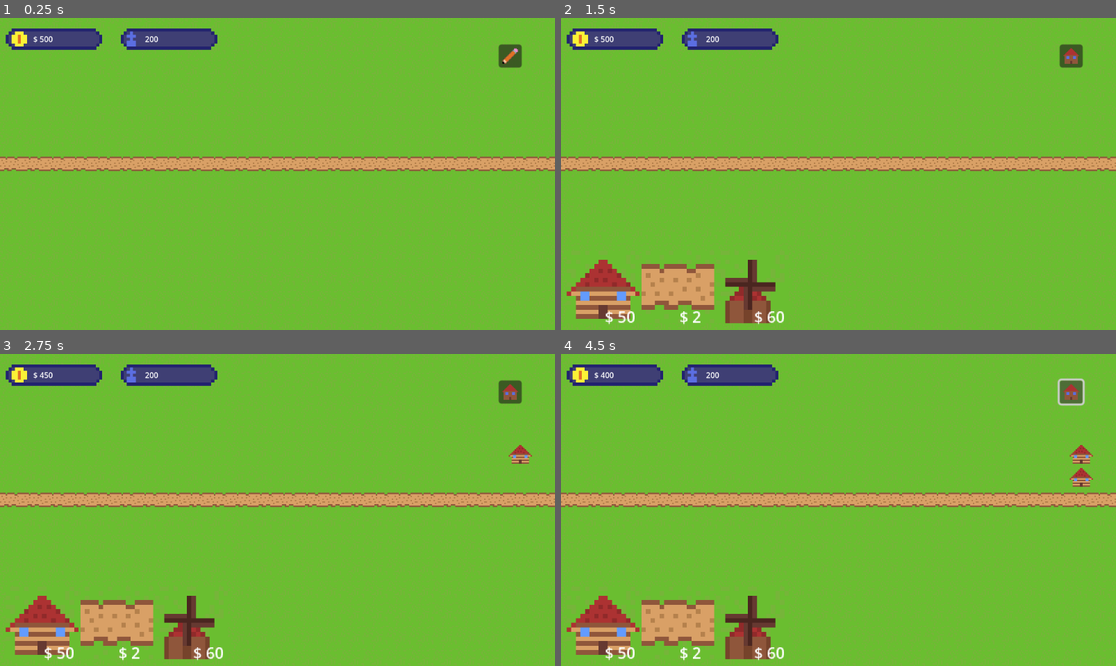
Above: before the commit, frames 1-4 (two rows, left to right).
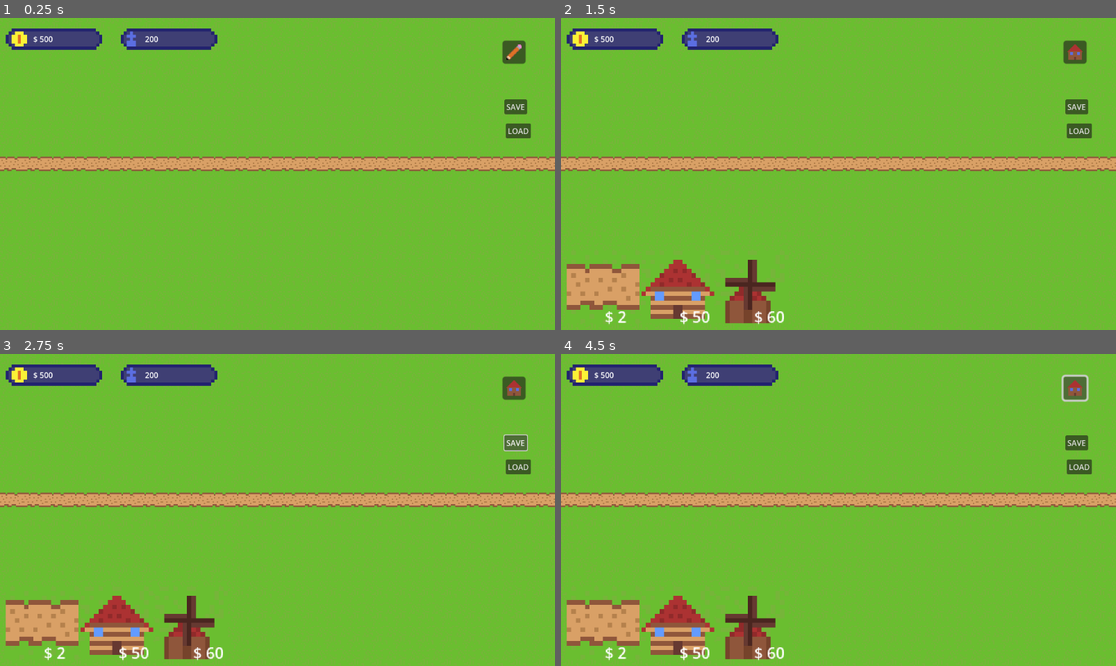
Above: after the commit, the same moments.

Repository: Dev-Karol1111/village
Game: Godot game, scene res://scenes/map.tscn
Two runs of this game, one before a commit and one after it. Both use one fixed random seed, a clock stepped at 60 frames per second and the inputs below.
Inputs (mouse positions are in pixels of both pictures, inside the frame that each line leads up to; where the layout moved, square brackets give the same spot in the first picture):
- Up to frame 1 (0.25 s): no input
- Up to frame 2 (1.5 s): click (1077, 52) [1071, 55] at 0.5 s; click (605, 286) at 1.27 s
- Up to frame 3 (2.75 s): click (516, 441) at 2 s, where only the run after the commit has a clickable "SAVE"
- Up to frame 4 (4.5 s): click (1077, 466) at 2.75 s, where only the run after the commit has a clickable "LOAD"; click (1077, 388) [1071, 391] at 3.5 s; click (1077, 388) [1071, 391] at 4.25 s

The runs differ from the first frame. In frame 1, 0.7% of the frame differs, in the area x 89-96%, y 7-39%; in frame 2, 4.7%; in frame 3, 4.9%; in frame 4, 5.1%, in the area x 1-96%, y 5-98%.

Commit message:
update build choose(backend) and add saving and loading

Diff:
--- a/Builds/buildsList.tres
+++ b/Builds/buildsList.tres
@@ -1,6 +1,7 @@
-[gd_resource type="Resource" script_class="BuildsList" load_steps=6 format=3 uid="uid://duvulk2ij2j62"]
+[gd_resource type="Resource" script_class="BuildsList" load_steps=7 format=3 uid="uid://duvulk2ij2j62"]
 
 [ext_resource type="Script" uid="uid://cmhbmbcpdtriw" path="res://scripts/builds_base.gd" id="1_bkfmt"]
+[ext_resource type="Script" uid="uid://cp850ln8fgsvp" path="res://scripts/betting_base.gd" id="1_o5stl"]
 [ext_resource type="Resource" uid="uid://4luwep32h1de" path="res://Builds/road.tres" id="2_jj75n"]
 [ext_resource type="Resource" uid="uid://dik053hq0ols3" path="res://Builds/house.tres" id="3_o5stl"]
 [ext_resource type="Resource" uid="uid://mi7726j4eid3" path="res://Builds/mill.tres" id="4_jj75n"]
@@ -8,4 +9,6 @@
 
 [resource]
 script = ExtResource("4_tqkvp")
-builds = Array[ExtResource("1_bkfmt")]([ExtResource("3_o5stl"), ExtResource("2_jj75n"), ExtResource("4_jj75n")])
+transport = Array[ExtResource("1_bkfmt")]([ExtResource("2_jj75n")])
+builds = Array[ExtResource("1_bkfmt")]([ExtResource("3_o5stl")])
+bettings = Array[ExtResource("1_o5stl")]([ExtResource("4_jj75n")])
--- a/Builds/house.tres
+++ b/Builds/house.tres
@@ -13,4 +13,5 @@
 game_texture_tileset_x = 2
 edit_texture = SubResource("AtlasTexture_13vpj")
 price = 50
+type = "builds"
 metadata/_custom_type_script = "uid://cmhbmbcpdtriw"
--- a/Builds/mill.tres
+++ b/Builds/mill.tres
@@ -22,5 +22,5 @@
 game_texture_tileset_x = 3
 edit_texture = SubResource("AtlasTexture_3k1jn")
 price = 60
-type = "betting"
+type = "bettings"
 metadata/_custom_type_script = "uid://cp850ln8fgsvp"
--- a/Builds/road.tres
+++ b/Builds/road.tres
@@ -13,4 +13,5 @@
 game_texture_tileset_x = 1
 edit_texture = SubResource("AtlasTexture_nkwov")
 price = 2
+type = "transport"
 metadata/_custom_type_script = "uid://cmhbmbcpdtriw"
--- a/scenes/ui/edit.gd
+++ /dev/null
@@ -1,38 +0,0 @@
-extends Node
-
-signal change_visible(visible: bool)
-
-@onready var Builds_choos = $"HBoxContainer"
-
-@export var Build_list_resource : BuildsList
-
-var map : Node
-
-func set_block(x : int, y: int, source := 0, price := 0, build_index := 0):
-	map.block = [Vector2i(x ,y), source, price, build_index]
-
-
-func _ready() -> void:
-	change_visible.connect(change_visible_func)
-
-	render_build_select()
-
-func render_build_select():
-	for build in Build_list_resource.builds:
-		if build:
-			var tex_rect = load("res://scenes/ui/build_chose.tscn").instantiate()
-			tex_rect.texture = build.edit_texture
-			tex_rect.stretch_mode = TextureRect.STRETCH_KEEP_ASPECT_COVERED
-			tex_rect.size_flags_vertical = Control.SIZE_EXPAND_FILL
-			tex_rect.size_flags_horizontal = Control.SIZE_SHRINK_CENTER
-			tex_rect.data = build
-			tex_rect.edit_menu = self
-			Builds_choos.add_child(tex_rect)
-func change_visible_func(visible):
-	for child in self.get_children():
-		child.visible = visible
-
-
-# Called every frame. 'delta' is the elapsed time since the previous frame.
-func _process(delta: float) -> void:
-	pass
--- a/scenes/ui/edit_mode.tscn
+++ b/scenes/ui/edit_mode.tscn
@@ -2,7 +2,7 @@
 
 [ext_resource type="Script" uid="uid://duapvbu2xv16c" path="res://scripts/ui/mode.gd" id="1_plch7"]
 [ext_resource type="Texture2D" uid="uid://bw5ubeo45w8vl" path="res://assets/ui/edit.png" id="1_tpjst"]
-[ext_resource type="Script" uid="uid://cy0hpow7uwxro" path="res://scenes/ui/edit.gd" id="3_cpwu2"]
+[ext_resource type="Script" uid="uid://cy0hpow7uwxro" path="res://scripts/ui/edit.gd" id="3_ycatb"]
 [ext_resource type="Resource" uid="uid://duvulk2ij2j62" path="res://Builds/buildsList.tres" id="4_o0g5u"]
 [ext_resource type="Script" uid="uid://b6mcpo1cueccd" path="res://scripts/ui/ui.gd" id="5_4kt5k"]
 [ext_resource type="Texture2D" uid="uid://xyqd6jdeq2tg" path="res://assets/ui/ui-tileset.png" id="5_ycatb"]
@@ -22,10 +22,10 @@
 anchors_preset = 1
 anchor_left = 1.0
 anchor_right = 1.0
-offset_left = -117.0
-offset_top = 55.0
-offset_right = -93.0
-offset_bottom = 79.0
+offset_left = -109.0
+offset_top = 47.0
+offset_right = -85.0
+offset_bottom = 71.0
 grow_horizontal = 0
 scale = Vector2(2, 2)
 size_flags_horizontal = 8
@@ -33,7 +33,7 @@
 icon = ExtResource("1_tpjst")
 
 [node name="Edit" type="Node" parent="."]
-script = ExtResource("3_cpwu2")
+script = ExtResource("3_ycatb")
 Build_list_resource = ExtResource("4_o0g5u")
 
 [node name="HBoxContainer" type="HBoxContainer" parent="Edit"]
@@ -81,4 +81,20 @@
 offset_bottom = 58.0
 text = "$ 0"
 
+[node name="save" type="Button" parent="."]
+offset_left = 1047.0
+offset_top = 169.0
+offset_right = 1094.0
+offset_bottom = 200.0
+text = "SAVE"
+
+[node name="load" type="Button" parent="."]
+offset_left = 1050.0
+offset_top = 219.0
+offset_right = 1097.0
+offset_bottom = 250.0
+text = "LOAD"
+
 [connection signal="pressed" from="Mode" to="." method="_on_mode_pressed"]
+[connection signal="pressed" from="save" to="." method="_on_save_pressed"]
+[connection signal="pressed" from="load" to="." method="_on_load_pressed"]
--- /dev/null
+++ b/scenes/ui/menu.tscn
@@ -0,0 +1,34 @@
+[gd_scene load_steps=2 format=3 uid="uid://bqa0f1ef86veo"]
+
+[ext_resource type="Script" uid="uid://t0jrtkbeupv3" path="res://scripts/ui/menu.gd" id="1_7w7rl"]
+
+[node name="menu" type="Control"]
+layout_mode = 3
+anchors_preset = 15
+anchor_right = 1.0
+anchor_bottom = 1.0
+grow_horizontal = 2
+grow_vertical = 2
+script = ExtResource("1_7w7rl")
+
+[node name="VBoxContainer" type="VBoxContainer" parent="."]
+layout_mode = 0
+offset_left = 435.0
+offset_top = 119.0
+offset_right = 685.0
+offset_bottom = 419.0
+alignment = 1
+
+[node name="start" type="Button" parent="VBoxContainer"]
+custom_minimum_size = Vector2(0, 50)
+layout_mode = 2
+size_flags_stretch_ratio = 0.0
+text = "START"
+
+[node name="exit" type="Button" parent="VBoxContainer"]
+custom_minimum_size = Vector2(0, 50)
+layout_mode = 2
+text = "EXIT"
+
+[connection signal="pressed" from="VBoxContainer/start" to="." method="_on_start_pressed"]
+[connection signal="pressed" from="VBoxContainer/exit" to="." method="_on_exit_pressed"]
--- a/scripts/ItemList.gd
+++ b/scripts/ItemList.gd
@@ -4,3 +4,4 @@
 
 @export var transport : Array[BuildsBase]
 @export var builds : Array[BuildsBase]
+@export var bettings : Array[BettingBase]
--- a/scripts/autoload/managment.gd
+++ b/scripts/autoload/managment.gd
@@ -5,7 +5,7 @@
 
 var mode := "normal"
 
-var betting : Array[BettingBase]
+var betting : Array[BettingBase] = []
 var production_time : Array[int] = []
 
 var products : Dictionary[String, int] = {"flour" : 100}
@@ -19,7 +19,7 @@
 
 func production_loop() -> void:
 	while running:
-		while len(betting) == len(production_time):
+		while len(betting) >= len(production_time):
 			production_time.append(0)
 		for bett in betting:
 			var i := betting.find(bett)
--- a/scripts/betting_base.gd
+++ b/scripts/betting_base.gd
@@ -6,3 +6,14 @@
 @export var output_products : Dictionary[ProductBase, int] = {}
 @export var product_time: int
 @export var need_workers : int
+
+func get_data() -> Array:
+
+	var data := []
+
+	data.append(type)
+	var build_list = load("res://Builds/buildsList.tres")
+	data.append(build_list.get(type).find(self))
+
+
+	return data
--- a/scripts/builds_base.gd
+++ b/scripts/builds_base.gd
@@ -8,4 +8,4 @@
 @export var game_texture_tileset_y : int
 @export var edit_texture : Texture2D
 @export var price : int = 0
-@export_enum("normal", "betting") var type = "normal"
+@export_enum("transport", "builds" ,"bettings") var type = "Chose type"
--- a/scripts/map.gd
+++ b/scripts/map.gd
@@ -3,7 +3,7 @@
 @onready var tilemap_layer: TileMapLayer = $TileMapLayer
 @onready var ui_opened_node : Node = $Mode/opened
 
-var block : Array = [Vector2i(1,0), 0, 0, 0] # title cord, source, price, index
+var block : Array = [Vector2i(1,0), 0, 0, 0, "transport"] # title cord, source, price, index, list
 
 func _unhandled_input(event: InputEvent) -> void:
 	if event is InputEventMouseButton and event.pressed:
@@ -58,8 +58,8 @@
 	return not (cell == block[0] or cell != Vector2i(0,0))
 
 func _place_block(tile_coords: Vector2i) -> void:
-	if load("res://Builds/buildsList.tres").builds[block[3]].type == "betting":
-		Managment.betting.append(load("res://Builds/buildsList.tres").builds[block[3]])
+	if block[4] == "bettings":
+		Managment.betting.append(load("res://Builds/buildsList.tres").bettings[block[3]])
 
 	if block[0] == Vector2i(1,0): # droga
 		var data = check_road(tile_coords.x, tile_coords.y)
--- /dev/null
+++ b/scripts/save_managment.gd
@@ -0,0 +1,51 @@
+extends Node
+
+var path_to_save = "user://save.json"
+
+func load(tilemap: TileMapLayer):
+	if not FileAccess.file_exists(path_to_save):
+		push_warning("WARNING: File not fund")
+		return
+
+	var file = FileAccess.open(path_to_save, FileAccess.READ)
+
+	var map_size = file.get_32()
+	var map_bytes = file.get_buffer(map_size)
+	tilemap.set_tile_map_data_from_array(map_bytes)
+
+	var json_text = ""
+	while not file.eof_reached():
+		json_text += file.get_line()
+	file.close()
+
+	var info = JSON.parse_string(json_text)
+	if info != null:
+		Managment.moneys = info.get("money", 0)
+		Managment.people = info.get("people", 0)
+		if info.has("bettings_builds"):
+			Managment.betting.clear()
+			print(info["bettings_builds"])
+			for build_data in info["bettings_builds"]:
+				Managment.betting.append(load("res://Builds/buildsList.tres").bettings[int(build_data[1])])
+
+
+func save(tilemap: TileMapLayer):
+	var file = FileAccess.open(path_to_save, FileAccess.WRITE)
+
+	var map_data: PackedByteArray = tilemap.get_tile_map_data_as_array()
+	file.store_32(map_data.size())
+	file.store_buffer(map_data)
+
+	file.store_string("\n")
+
+	var info := {
+				   "money": Managment.moneys,
+				   "people": Managment.people,
+				   "bettings_builds": [],
+			   }
+
+	for b in Managment.betting:
+		info["bettings_builds"].append(b.get_data())
+
+	file.store_string(JSON.stringify(info))
+	file.close()
--- a/scripts/ui/build_chose.gd
+++ b/scripts/ui/build_chose.gd
@@ -17,7 +17,7 @@
 
 
 func _on_texture_button_pressed() -> void:
-	edit_menu.set_block(data.game_texture_tileset_x, data.game_texture_tileset_y, 0 ,data.price, load("res://Builds/buildsList.tres").builds.find(data))
+	edit_menu.set_block(data.game_texture_tileset_x, data.game_texture_tileset_y, 0 ,data.price, load("res://Builds/buildsList.tres").get(data.type).find(data), data.type)
 
 
 func _on_resized() -> void:
--- /dev/null
+++ b/scripts/ui/edit.gd
@@ -0,0 +1,40 @@
+extends Node
+
+signal change_visible(visible: bool)
+
+@onready var Builds_choos = $"HBoxContainer"
+
+@export var Build_list_resource : BuildsList
+
+var map : Node
+
+func set_block(x : int, y: int, source := 0, price := 0, build_index := 0, type := "transport"):
+	map.block = [Vector2i(x ,y), source, price, build_index, type]
+
+
+func _ready() -> void:
+	change_visible.connect(change_visible_func)
+
+	render_build_select()
+
+func render_build_select():
+	var data = [Build_list_resource.transport, Build_list_resource.builds, Build_list_resource.bettings]
+	for current_array in data:
+		for build in current_array:
+			if build:
+				var tex_rect = load("res://scenes/ui/build_chose.tscn").instantiate()
+				tex_rect.texture = build.edit_texture
+				tex_rect.stretch_mode = TextureRect.STRETCH_KEEP_ASPECT_COVERED
+				tex_rect.size_flags_vertical = Control.SIZE_EXPAND_FILL
+				tex_rect.size_flags_horizontal = Control.SIZE_SHRINK_CENTER
+				tex_rect.data = build
+				tex_rect.edit_menu = self
+				Builds_choos.add_child(tex_rect)
+func change_visible_func(visible):
+	for child in self.get_children():
+		child.visible = visible
+
+
+# Called every frame. 'delta' is the elapsed time since the previous frame.
+func _process(delta: float) -> void:
+	pass
--- /dev/null
+++ b/scripts/ui/menu.gd
@@ -0,0 +1,9 @@
+extends Control
+
+
+
+func _on_exit_pressed() -> void:
+	get_tree().quit()
+
+func _on_start_pressed() -> void:
+	get_tree().change_scene_to_file("res://scenes/map.tscn")
--- a/scripts/ui/mode.gd
+++ b/scripts/ui/mode.gd
@@ -4,6 +4,7 @@
 @onready var edit_menu : Node  = $"Edit"
 
 @export var map : NodePath
+
 
 # Called when the node enters the scene tree for the first time.
 func _ready() -> void:
@@ -24,3 +25,12 @@
 	else:
 		mode_button.icon = load("res://assets/ui/edit.png")
 		edit_menu.change_visible.emit(false)
+
+
+
+func _on_save_pressed() -> void:
+	load("res://scripts/save_managment.gd").new().save(get_node(map).get_child(0))
+
+
+func _on_load_pressed() -> void:
+	load("res://scripts/save_managment.gd").new().load(get_node(map).get_child(0))
Not shown, added: scripts/save_managment.gd.uid
Renamed: scenes/ui/edit.gd.uid -> scripts/ui/edit.gd.uid
Not shown, added: scripts/ui/menu.gd.uid
